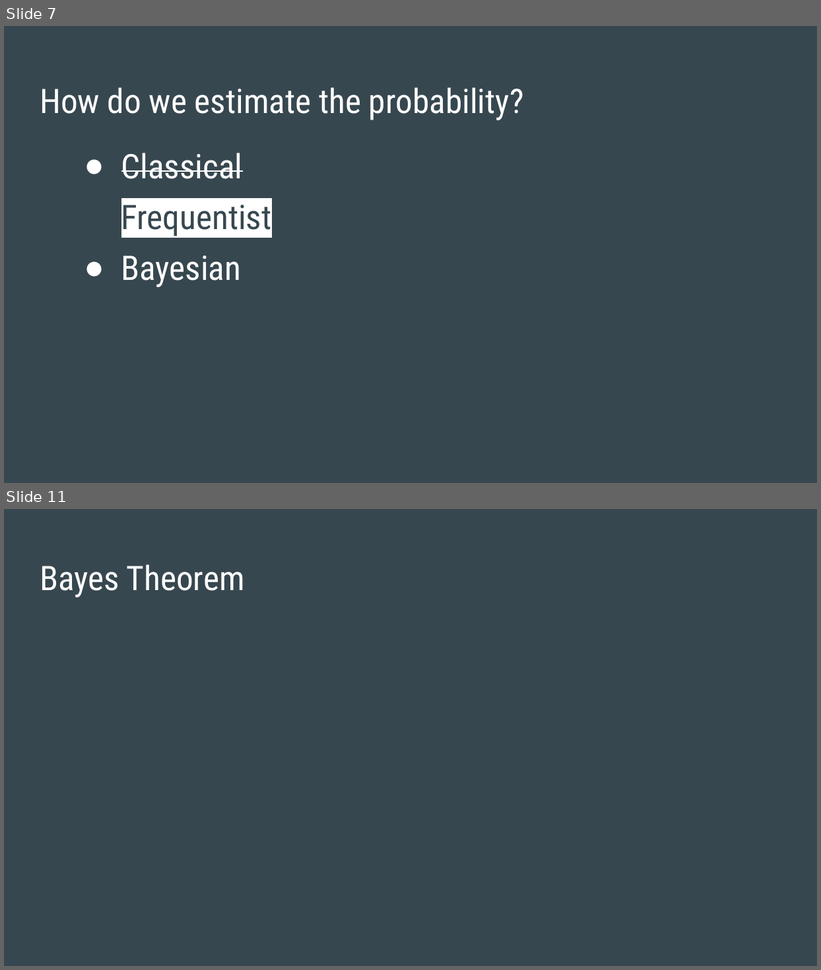
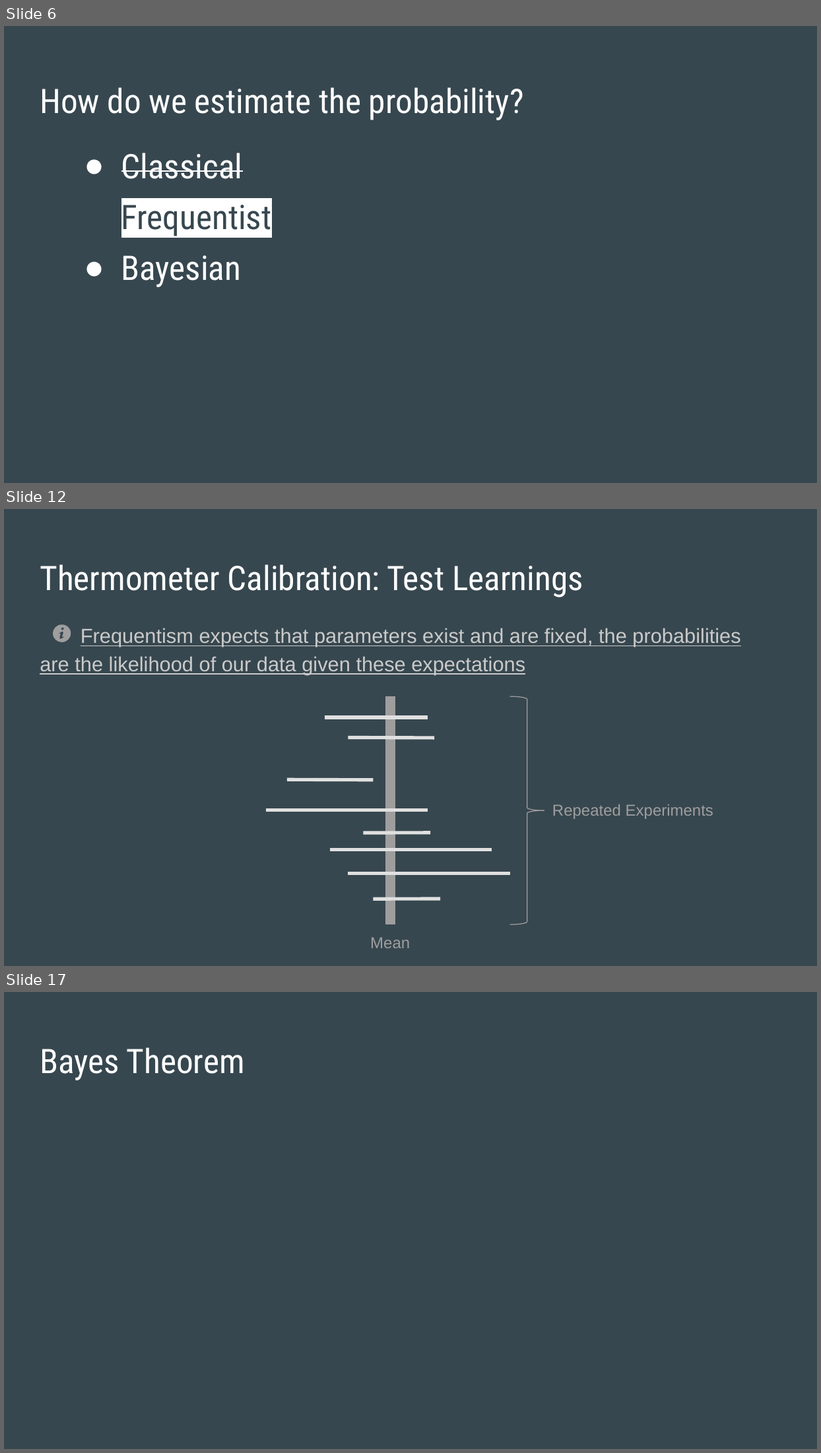
Before and after one commit to SThornewillvE/Hamburg_DS_Meetup_Bayesian-Stats_Intro, a slide deck: slides/intro_to_bayes_slides.pptx. Shown one above the other, each under a label of ours: slides 7 and 11 before the commit, slides 6, 12 and 17 after it; the slides between them are not shown. The pictures are 821x970 and 821x1453 pixels, drawn with LibreOffice and Linux fonts; fonts in the diff are those of the drawing. Boxes give left, top, right and bottom in pixels: in the first picture for what was removed or moved away, otherwise in the second. Text is boxed around its words. In the diff, an @@ line names an element or a change of style, - is before the commit and + after.

Commit message:
Continue with slides: Why to learn bayesian stats

```diff
--- a/slides/intro_to_bayes_slides.pptx
+++ b/slides/intro_to_bayes_slides.pptx
@@ slide 12 added at [4, 509, 817, 966], background #37474F @@
@@ title added at [40, 564, 583, 597], 30 pt, text #FFFFFF @@
+Thermometer Calibration: Test Learnings
@@ freeform shape added at [53, 625, 71, 642], fill #9E9E9E @@
@@ text added at [40, 628, 741, 675], 18 pt, text #CACACA, underline @@
+Frequentism expects that parameters exist and are fixed, the probabilities are the likelihood of our data given these expectations
@@ line added from (390, 697) to (390, 925), #9E9E9E 9 pt @@
@@ right brace added at [510, 697, 544, 925], outline #9E9E9E 0.75 pt @@
@@ line added from (324, 718) to (428, 718), #E0E0E0 3 pt @@
@@ line added from (348, 737) to (434, 738), #E0E0E0 3 pt @@
@@ line added from (287, 780) to (373, 780), #E0E0E0 3 pt @@
@@ text added at [552, 805, 714, 819], 14 pt, text #9E9E9E @@
+Repeated Experiments
@@ line added from (266, 811) to (428, 811), #E0E0E0 3 pt @@
@@ line added from (364, 834) to (431, 832), #E0E0E0 3 pt @@
@@ line added from (330, 850) to (492, 850), #E0E0E0 3 pt @@
@@ line added from (348, 873) to (510, 873), #E0E0E0 3 pt @@
@@ line added from (373, 899) to (441, 899), #E0E0E0 3 pt @@
@@ text added at [370, 937, 410, 949], 14 pt, text #9E9E9E @@
+Mean
@@ what was slide 7 is now slide 6 @@
@@ what was slide 11 is now slide 17 @@
```
Also in this commit, not shown: 2 slides changed, 7 other slides added, 2 slides removed, 1 other file.
